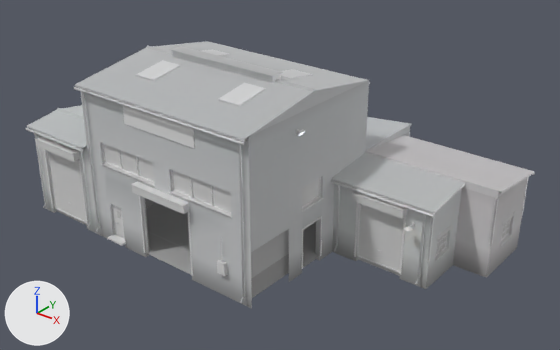
The glTF model public/assets/models/industrial-complex/buildings/block_06.glb, before and after one commit.
Before and after are seen from a 50 mm lens placed at (27.3, -45.3, 22.8), pointed at (1.9, -13.6, 3.2). The axes (+X, +Y, +Z) are drawn at lower left. The lights are the same throughout. The first picture is the older version. Where no turn or scale is listed for an object, it has been applied to the vertices. Vertices at exactly the same position are counted once.

The first picture shows 'I31_shell', 'I32_shell', 'I34_shell', 'I36_shell', 'I37_shell', 'KIT_iroller_2.8x3.5_roller_green__roller_green#362', 'KIT_iroller_2.8x3.5_roller_green__steel_dark#363', 'KIT_iroller_3.2x4.2_roller_red__roller_red#372', 'KIT_irollopen_3.6x3.8_roller_yellow__steel_dark#385', 'KIT_isign_6_5.0__sign_industrial#381', 'KIT_istrip_4.2x1.3__glass_wired#393', 'KIT_istrip_4.2x1.3__glass_wired#396' and 21 more.
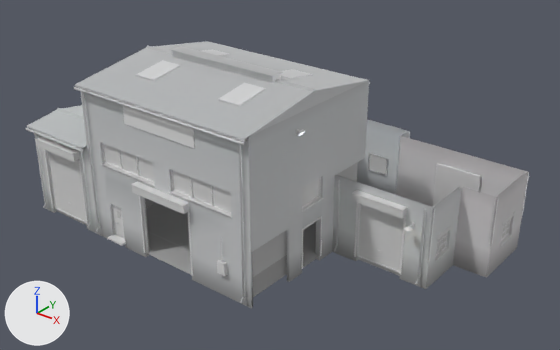
The edits, one by one:
me_i31_shell is used by ob_i31_shell; location (4.0, -8.5, 0.0).
me_i31_shell had 210 vertices, 282 faces and spanned x -2.42..2.03, y -2.5..2.68, z -0.3..4.92.
me_i31_shell now has 256 vertices, 324 faces and spans x -2.4..2.03, y -2.5..2.53, z -0.3..4.5.
me_i31_shell part 1: 10 vertices removed from x -2.3..2.0, y -2.5..2.68, z 4.35..4.92; 68 vertices added at x -2.0..2.0, y -2.5..2.5, z -0.3..4.5.
Other edits to the shape of me_i31_shell do not show in these pictures.
me_i31_shell no longer uses material mat_roof_corrugated.
me_i32_shell is used by ob_i32_shell; location (10.0, -9.0, 0.0).
me_i32_shell had 214 vertices, 282 faces and spanned x -4.0..4.18, y -2.03..2.42, z -0.3..4.92.
me_i32_shell now has 260 vertices, 324 faces and spans x -4.0..4.03, y -2.03..2.4, z -0.3..4.5.
me_i32_shell part 2: 10 vertices removed from x -4.0..4.18, y -2.0..2.3, z 4.35..4.92; 68 vertices added at x -4.0..4.0, y -2.0..2.0, z -0.3..4.5.
Other edits to the shape of me_i32_shell do not show in these pictures.
me_i32_shell no longer uses material mat_roof_corrugated.
me_i34_shell is used by ob_i34_shell; location (9.0, -12.5, 0.0).
me_i34_shell had 188 vertices, 248 faces and spanned x -3.0..3.18, y -1.92..1.5, z -0.3..4.82.
me_i34_shell now has 216 vertices, 272 faces and spans x -3.0..3.03, y -1.9..1.5, z -0.3..4.5.
me_i34_shell part 3: the loose piece of 12 vertices spanning x -3.0..3.18, y -1.92..-1.79, z 4.23..4.34 is deleted.
me_i34_shell part 4: 10 vertices removed from x -3.0..3.18, y -1.8..1.5, z 4.35..4.82; 50 vertices added at x -3.0..3.0, y -1.5..1.5, z -0.3..4.5.
me_i34_shell no longer uses material mat_roof_rusty.

Pixel boxes [x1, y1, x2, y2] of what changed, in the pictures (560 x 350 px):
'I32_shell', reshaped (22% narrower): before [365, 135, 535, 278]; after [396, 136, 529, 278]
'I34_shell', reshaped (16% shorter): before [330, 153, 465, 289]; after [332, 175, 462, 289]
'I31_shell', reshaped: before [365, 117, 412, 151]; after [357, 119, 410, 195]
part 1 of me_i31_shell, cut back: before [365, 117, 412, 151]; after [357, 120, 408, 195]
part 2 of me_i32_shell, cut back: before [365, 135, 534, 198]; after [396, 137, 528, 206]
part 3 of me_i34_shell, deleted: before [330, 180, 434, 217]
part 4 of me_i34_shell, cut back: before [331, 153, 465, 214]; after [336, 175, 459, 208]
